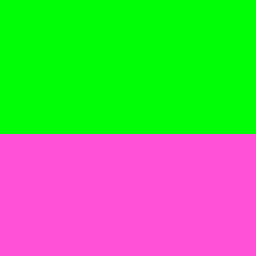
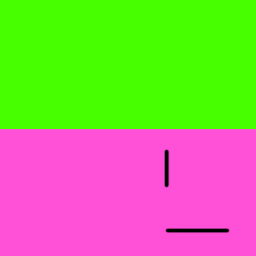
Revision of a layered 256 × 256 image; what changed, layer by layer:
painted on "レイヤー 2" over left=0, top=0, right=256, bottom=234
painted on "レイヤー 1" over left=0, top=0, right=256, bottom=134
painted on "背景" over left=164, top=149, right=230, bottom=234
